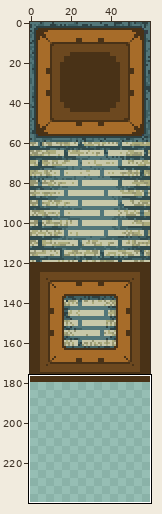
File history of a sprite sheet, assets/gfx/tileset.png. The first picture is a wide view before the edit; the outline marks the close-up.
Close-up. Earlier state:
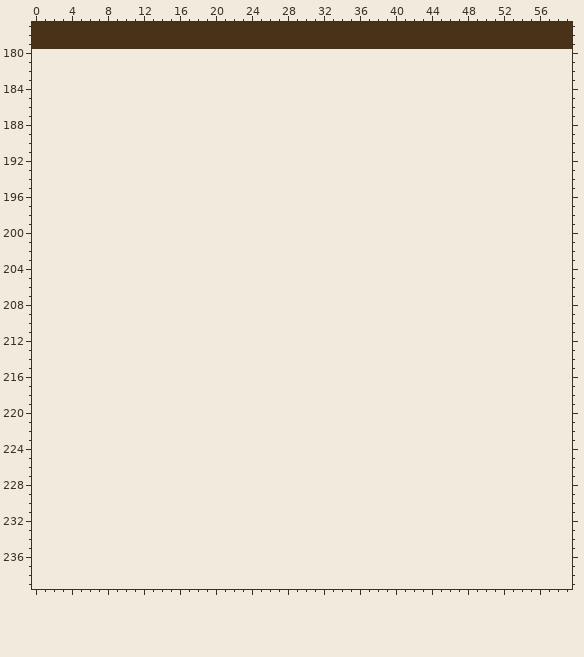
The file is 60x180 pixels. Shown: x 0..59, y 177..239. The old version is drawn lined up with the new one, on the new canvas. The commit also changed other parts of the picture, which this record leaves out.
The result:
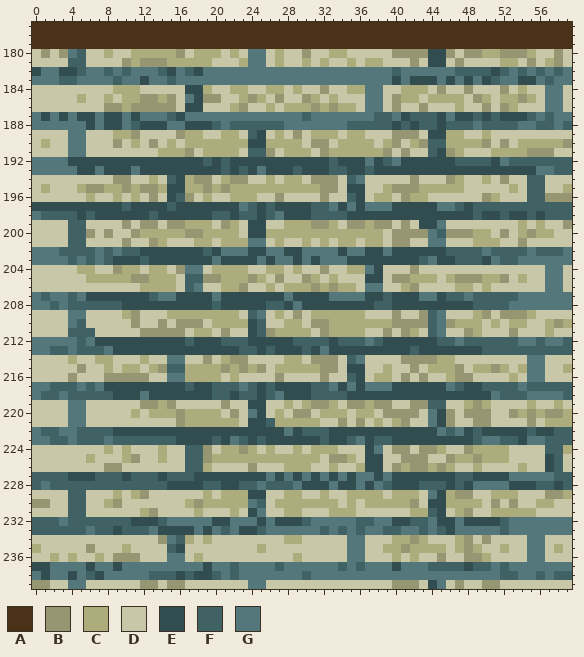
Palette (. is transparent): A #493217  B #969672  C #acac7d  D #c8c8a9  E #314d50  F #406265  G #53777a
Difference:
canvas 60x180 -> 60x240
y 180: x 0..59 ............................................................ -> DBDBGFDDCDDCCCCCBDCCCDCDGGDCDDBDDCCDDDDDBBBBEEBDBBCCBBBCDDBD
y 181: x 0..59 ............................................................ -> DDDDFFDDDDBCBBBCCCCCDDDCGGDCDDCDCDDCDCCDDDBDEEDBDDDDCCDBDCBD
y 182: x 0..59 ............................................................ -> EGGEEFGGFGFGGGFEGFEGGGGGGGGGGGGGGGGGGGGGFGGGGGGFFFFEFGFGFGFG
y 183: x 0..59 ............................................................ -> GGGFFGGGGFGGEGGFGGGGGGGGGGGGGGGGGGGGGGGGEGEEEGEGEGEFGGEEGFGG
y 184: x 0..59 ............................................................ -> DDDDDDDDDCCCDDDDDEECDDCCDDCCDCDDBDDCCGGDDCCCDBDDBDDDBDCDDGGD
y 185: x 0..59 ............................................................ -> DDDDDCDDCDCCBBCBDGEBBDDCBCDBDDBCDCDDDGGDBCCDCCCCDBCDCCBCDGGD
y 186: x 0..59 ............................................................ -> DDDDDDDDBBCBBBBBDEEDDDCBDDCDCCCBCBCCDGGDBDDBDDDCDDBDBCDDDGGD
y 187: x 0..59 ............................................................ -> GEGEGEEGEEGEGGGFEGGGGGGGGGGGGGFGGGGGGGFFGEFFFEGEEFEFEEEFGFGG
y 188: x 0..59 ............................................................ -> GGGGGGEGEEGFEEEGGEEEFGFFFFFFGGGGGGGFFFFFEFEFFEFFFGFFFFGGFFGF
y 189: x 0..59 ............................................................ -> DDDDGGDDDCCBDDDDBCCDDCCDFEDCDBDCCCDCCDDDBBBDEECCDDCDDDDDDDDD
y 190: x 0..59 ............................................................ -> DCDDGGDDDBDCDBDCDCCCCCCCEECCCCDBBDCCCCDCBDCBFFCCCCBDBDCCCCCB
y 191: x 0..59 ............................................................ -> DDDDGGDDDDDDDDCCCBDCCCCDFFBDCCCDBCCCCCCBDBDDFEBCDDDCCCCBBBDD
y 192: x 0..59 ............................................................ -> GGGGEEEEEEEEEEEEEEEFEFEEEEEEEEEEEFEEEGEFGEEEEEEFFFFEGFFFFFFF
y 193: x 0..59 ............................................................ -> GGGGGEEGEEEGEEEEEEEEEFEFEGEEEFEEEFFEEFEEEEEEEEEEEEEEEEEEGGFF
y 194: x 0..59 ............................................................ -> DDDDDDDDDBBDDCDFECBBDCBBDDCDCCDBBBDFGDDDDDBDDDBCDDCDBDDFFDDD
y 195: x 0..59 ............................................................ -> DCDDDCBBCCBCBBCEECCBCBCCCCCCCCCCBBDEEDDCBBBCCCCCDDDDDCDFFDDC
y 196: x 0..59 ............................................................ -> DDDDDDCDDCDCDBDEFBDCDDCCCDDBDDDDBDDFEDCCDBCCDDDDDDBCDDDFFBBB
y 197: x 0..59 ............................................................ -> EEEEEEEEEEFEEEEFEEEEEEEGFEFEEEEFFGEGEGGGEEEEEGGFEFFFFFFFFFFF
y 198: x 0..59 ............................................................ -> GFFFFEFEEEEEEFEEEEEEFFEFFEFGEEEFFFFEEEEEEEEEEEEEEFEEFEEFEFFF
y 199: x 0..59 ............................................................ -> DDDDFFDDDDBDBBDBBCCCDBCDEEDDCCCBBCDBBCBBDBDEEGDDDDDDDDCDCDDB
y 200: x 0..59 ............................................................ -> DDDDFFBDBDDBCCCCCBBCCCCDEECCCCCCCCCCCCCDBBBBGFBBBCCDBDCBCCDD
y 201: x 0..59 ............................................................ -> DDDDFFDDDDBDDBCDDDCCDCCCGGDCDDCDCDCCDCCDBBDDGGDDDCCCDDBDDDDD
y 202: x 0..59 ............................................................ -> GGGFFFFGFGFFEEEEEEEFEGGGEEGGEEGGGGEGGEEGEEEEEEFFFFGFFFFGFFFG
y 203: x 0..59 ............................................................ -> GGGGFGFGFEEEFEEEEEEEGEEEEGEGGEGEGGGEEEEEEEEFGEEFFFEGFFGGGGGG
y 204: x 0..59 ............................................................ -> DDDDDCCDDBCCDCCDBGGDCCCCDDCCDCDDBDDCCGEDDDBDDDDDDDDDDDDDDGGD
y 205: x 0..59 ............................................................ -> DDDDDDCCCCCBBCCCDFFBBCCCBCDBDDBCDCDDDEEDBBCCCDCBBBCCBDCDDGGD
y 206: x 0..59 ............................................................ -> DDDDDDDDDDDDCCCCDFGDDCCBDDCDCCCBCBCCDGGDDCBDDDDCCDCDDDDDDGGD
y 207: x 0..59 ............................................................ -> GFGGFGEEEEEEEFGGEEEEGEEEEEEEGEEEEGGGGEEFEEEGGEFFGFFFFFGGGGGG
y 208: x 0..59 ............................................................ -> GGFGFFFFFFEEEEEEEEEEFEEEEEFFEGEEEEEEEEFFEEEEEEEEEFFFFGGGGGGG
y 209: x 0..59 ............................................................ -> DDDDGGDDDDCBDDDCCCCCCCCDFGDCDBDCCCCCCDDDBDDBFGDDDCBDBBBCDDDD
y 210: x 0..59 ............................................................ -> DDDDGFDDDDDBDDBDBBBDCCCCEFDDCCDBBCCCCCCCBBBBFGBCCCDCDCCDDCBC
y 211: x 0..59 ............................................................ -> DDDDFFFDDDDDBBBBBDCCDBDDEFBCCCCDBCCCCDDBDBCDFGDDBCDDDBDDDCDD
y 212: x 0..59 ............................................................ -> GGGGGFGEEEEEEEEEEFEEEFFFEEEEEFFFFEFFFGFEEEEEEFFGFFFFFFGGFGGF
y 213: x 0..59 ............................................................ -> GGFFGFFFGEEEEEEEEEEEEEEFFEFEEEFEGEEEEEEEEEFEEEEEEEFFFFFFFFFF
y 214: x 0..59 ............................................................ -> DDDDCDDCCDDDCDDGGDDBDCBBDDDDCCDBBBDFGDDDDBBBBCCDDDDDDDDGGDDD
y 215: x 0..59 ............................................................ -> DDDDDBDDCDCCDCBFFCCCCBCBCBDCCCCCBBDEEDDCDDBDCCCBDCCBCDCGGDDC
y 216: x 0..59 ............................................................ -> DDDDBDDDBBBBBDDGGCCCCDCDDDDBDDDDBDDFEDCCDBDBDDCBBDDDDCDGGDDD
y 217: x 0..59 ............................................................ -> GGFFFGFGEEEEEEEEEFEEFFFGFEFEEEEFFGEGEGGGEEEEEEGFEEFFFFGFFFFF
y 218: x 0..59 ............................................................ -> GFFGFFFFFEEEGEEEEEEEFFEFFEFGEEEFFFFEEEEEEEEEEEEEEEEGFFFGGGGF
y 219: x 0..59 ............................................................ -> DDDDGGDDDDDDBBCBDDDDDBDDEEDDCDCBBCDBBCBBDDBBFFDDCBCDDDDCDDCD
y 220: x 0..59 ............................................................ -> DDDDGGDDDDDCDCCCBCCCCDBDGEDCDBBDCCCDCCDBBBBDGEBDBBBDDBCBCBBC
y 221: x 0..59 ............................................................ -> DDDDGGDDDDDDDDDDBCCCCCCDEEFCCCCCDDBDBDCDCBDDGEBDDBBDDDDBDCCC
y 222: x 0..59 ............................................................ -> GFFGGFFFFEEEEEEEEEEEEEEEEEEEGEFFFEEEEEEEEEEEEGFGEFEEEEEFEEFF
y 223: x 0..59 ............................................................ -> GGFFGFFFGFFFFFFFEEEEFEGFEFEEEEEEFEEFGEFFEEEEEEEEEFGGFFEGGFFF
y 224: x 0..59 ............................................................ -> DDDDDDDDCDCDDDCDDFFBDCCBCDCDDCDCCCDDDEGDBBDBBCDDBCCCCDDDDFFC
y 225: x 0..59 ............................................................ -> DDDDDDCDDDCBDDCDDFFBCCCCCCCCCCCCDBBCDEEDDBBBDDBCCBCCCDDDDEFD
y 226: x 0..59 ............................................................ -> DDDDDDDDBBDDDDDDDFFCDDDDBDDDCCCDDCDDCEEDBCBBCBCDDCDDDDCDDEFD
y 227: x 0..59 ............................................................ -> FFFFEEEFFFEFFFEFFFEEEEEEEEGEGEGEGEGEGGEGEEEEEEEFFEEEEGGGGGFF
y 228: x 0..59 ............................................................ -> FGFFFFFFFFFFFFFEEEEFFEEFFGFFFGEEEGEEGEGFEEEFFFEFEGGGGEEEFFEF
y 229: x 0..59 ............................................................ -> DDDDFFDDDCDCBDDDDDDCDCCCEEDDCCDDCDDCCCCDCCCDGECBBDDCCCDDDBBC
y 230: x 0..59 ............................................................ -> BBDDFFDDCBDDDDDDDCBCCCCCGFDCCCCCCCDCDCCCCCBDEECCCCDBDBDDCCDD
y 231: x 0..59 ............................................................ -> DDDDFFDDDDDDCBDDDDCDDDCDEGDDCCDDDCCCDDDDDDCCFEDCBDDCCCCCDDDD
y 232: x 0..59 ............................................................ -> FFFGFFFFFFFEEEFGGGGGEEGGGEGEEEFGGGGGFFGGEEFFGEEGEEEEFGGGGGGG
y 233: x 0..59 ............................................................ -> FFFFFFGFFEFFFGEEEEGEGFGEEFGGGGGGFGFGFGGFFGGFGFEGGGGGFGGGGGGG
y 234: x 0..59 ............................................................ -> DDDDDDDDDDDDDDBGFCDCDDDDDDDDCCDDDDDGGDDDCCBCDDDCBDBDDDDGGDDD
y 235: x 0..59 ............................................................ -> CDDDDDBDDDCDDDDFEDDDDDDDDCDDDDDDDDDGGDDCCBCCCCDCBCDDCDDGGDCD
y 236: x 0..59 ............................................................ -> DDCDCDDCDBBBDDDGGDCDDDDDDDDDDCDDDDDGGDDDCDCDDBDDBBCDDDDGGDDD
y 237: x 0..59 ............................................................ -> EEGGGGEGGEGGGGGGGGGEGGFGGGGFGGGGGGFGFGGGEGGGFFFFEFFGFGGGGGGG
y 238: x 0..59 ............................................................ -> GEGGEGFEGGGGGFFFEFEEFGFGGGGGGGFGGGGGGGGGGGGGGGGGGGGGFFGGFGFF
y 239: x 0..59 ............................................................ -> BBDDGGDDDDDDBBDBBDDDDDDDGGDDDDDDDDDDDDDDBBBDEGDBDDBBDDDDDDDD
Changed places in both close-ups, as pixel boxes (x1, y1, x2, y2):
added: (32, 49, 572, 589)
